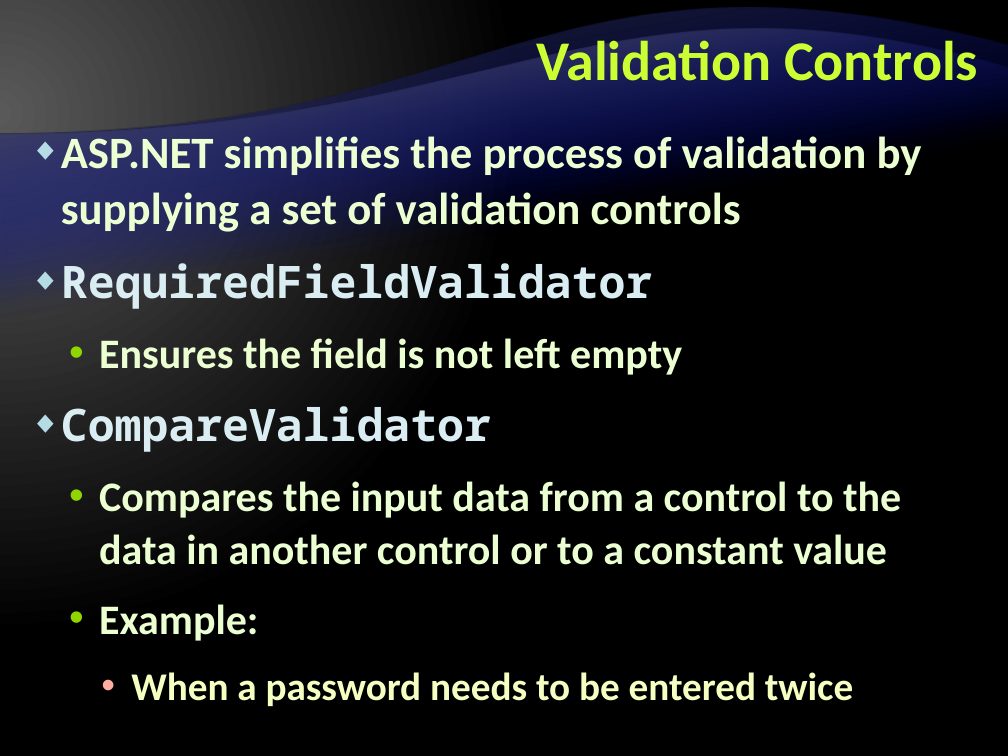
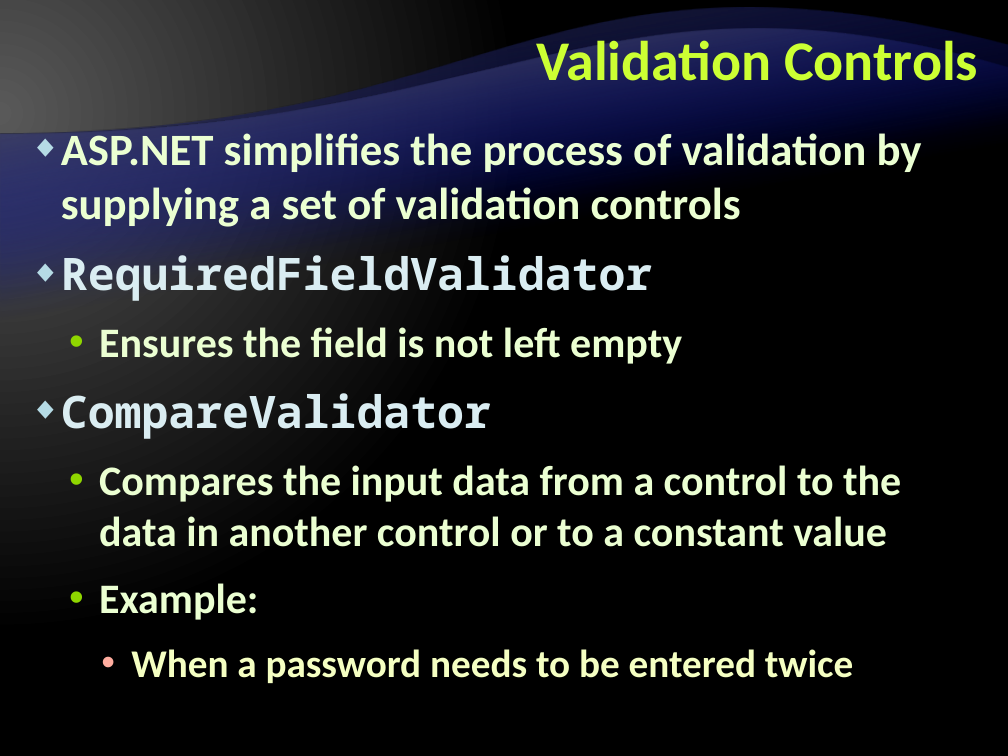
Before and after one commit to Graveheart/aspnetcourse, a slide deck: slide 9 of 2010/lectures/11. ASP.NET-Validation-Controls.pptx. Drawn at 1008x756 pixels with LibreOffice and Linux fonts; fonts in the diff are those of the drawing; background and template pictures are left out. Boxes give left, top, right and bottom in pixels: in the first picture for what was removed or moved away, otherwise in the second. Text is boxed around its words. In the diff, an @@ line names an element or a change of style, - is before the commit and + after.

```diff
--- a/2010/lectures/11. ASP.NET-Validation-Controls.pptx
+++ b/2010/lectures/11. ASP.NET-Validation-Controls.pptx
@@ text "ASP.NET simplifies the process of ..." at [61, 128, 922, 683]: line spacing 1.05 to 1 @@
```
Also in this commit, not shown: 2 other slides changed, 1 other file.
